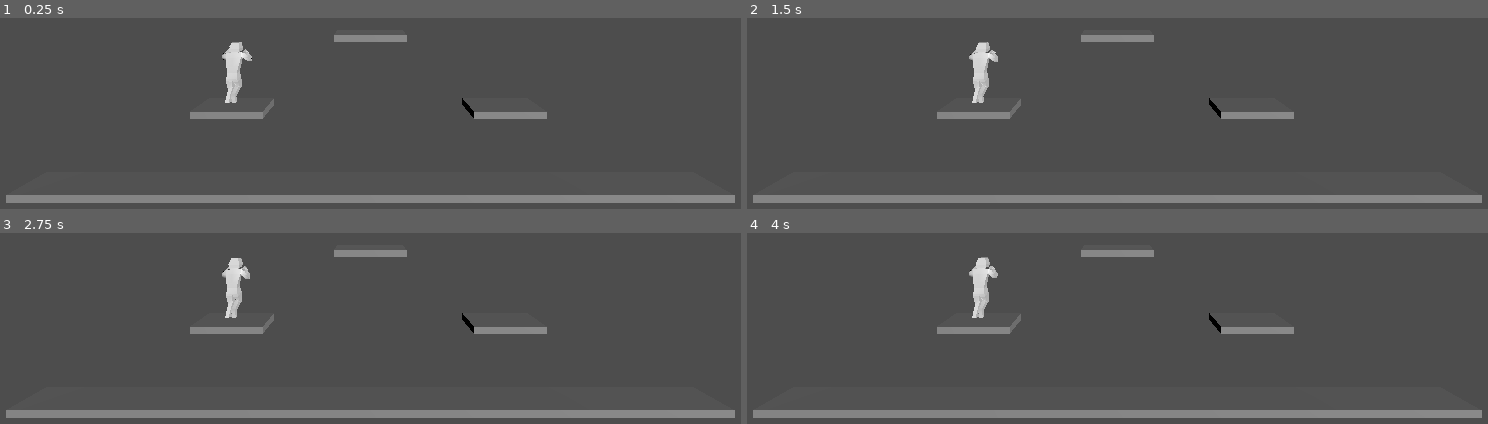
Above: before the commit, frames 1-4 (two rows, left to right).
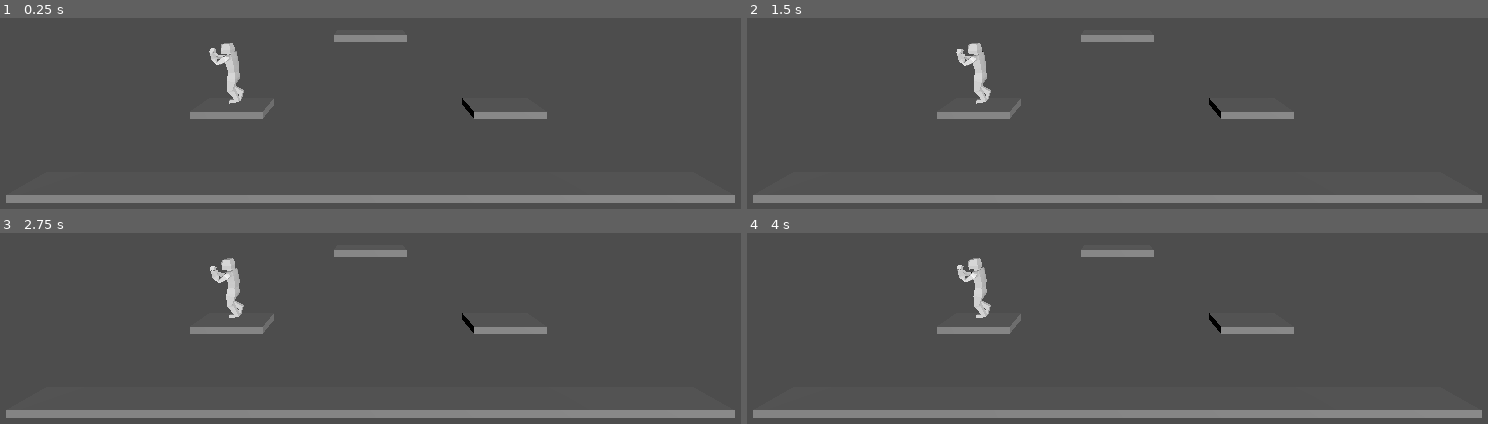
Above: after the commit, the same moments.

Repository: Dethcrvsh/mortal-democracy
Game: Godot game, scene res://scenes/main.tscn
Same seed, same stepped clock (60 frames per second), same inputs: the game is played once before the commit and once after it.
Inputs:
- Up to frame 1 (0.25 s): no input
- Up to frame 2 (1.5 s): hold Up (ui_up) 0.53-1.28 s; hold Down (ui_down) from 1.28 s (still down)
- Up to frame 3 (2.75 s): tap Enter at 2 s; release Down (ui_down) at 2.03 s; hold Up (ui_up) from 2.03 s (still down)
- Up to frame 4 (4 s): tap Space at 3.5 s; release Up (ui_up) at 3.53 s; hold Down (ui_down) from 3.53 s (still down)

The runs differ from the first frame. In frame 1, 0.6% of the frame differs, in the area x 28-35%, y 12-46%; in frame 2, 0.6%; in frame 3, 0.6%; in frame 4, 0.6%.

Commit message:
added animations for player movement

Diff:
--- a/scenes/person_model.tscn
+++ b/scenes/person_model.tscn
@@ -117,22 +117,22 @@
 bones/0/parent = -1
 bones/0/rest = Transform3D(1, -1.04952e-10, -2.38307e-07, 3.02539e-08, 0.991964, 0.126517, 2.36379e-07, -0.126517, 0.991964, 2.32831e-10, 0.247758, -0.0067786)
 bones/0/enabled = true
-bones/0/position = Vector3(-3.00517e-09, 0.441569, 0.0624034)
-bones/0/rotation = Quaternion(0.0119483, -1.19145e-07, -1.37121e-09, 0.999928)
+bones/0/position = Vector3(-1.78633e-09, 0.466032, 0.0363621)
+bones/0/rotation = Quaternion(0.00284355, -1.19153e-07, -2.86343e-10, 0.999996)
 bones/0/scale = Vector3(1, 1, 1)
 bones/1/name = "Spine.001"
 bones/1/parent = 0
 bones/1/rest = Transform3D(1, -8.16599e-08, 4.62417e-07, -8.17689e-08, 0.939435, 0.342728, -4.62397e-07, -0.342728, 0.939435, 2.84263e-16, 1.10945, -7.81983e-09)
 bones/1/enabled = true
 bones/1/position = Vector3(2.84263e-16, 1.10945, -7.81983e-09)
-bones/1/rotation = Quaternion(-0.141407, 2.36025e-07, -2.44602e-11, 0.989952)
+bones/1/rotation = Quaternion(-0.127732, 2.36466e-07, -2.31134e-11, 0.991809)
 bones/1/scale = Vector3(1, 1, 1)
 bones/2/name = "Shoulder.L"
 bones/2/parent = 1
 bones/2/rest = Transform3D(-0.218917, -0.974755, 0.0439032, 0.974499, -0.216144, 0.0602728, -0.0492618, 0.0559783, 0.997216, -5.90615e-09, 1.38415, 1.32189e-08)
 bones/2/enabled = true
 bones/2/position = Vector3(-5.90615e-09, 1.38415, 1.32189e-08)
-bones/2/rotation = Quaternion(-0.0157932, 0.0276792, 0.817423, 0.575156)
+bones/2/rotation = Quaternion(-0.0104997, 0.0313051, 0.80365, 0.594186)
 bones/2/scale = Vector3(1, 1, 1)
 bones/3/name = "Arm1.L"
 bones/3/parent = 2
@@ -174,7 +174,7 @@
 bones/8/rest = Transform3D(-0.106176, 0.983715, 0.145022, -0.991022, -0.116608, 0.0654121, 0.0812575, -0.136775, 0.987264, -5.48107e-08, 1.38415, 6.9321e-08)
 bones/8/enabled = true
 bones/8/position = Vector3(-5.48107e-08, 1.38415, 6.9321e-08)
-bones/8/rotation = Quaternion(-0.0848716, 0.0375538, -0.779351, 0.619676)
+bones/8/rotation = Quaternion(-0.0816055, 0.0324656, -0.766102, 0.63669)
 bones/8/scale = Vector3(1, 1, 1)
 bones/9/name = "Arm1.R"
 bones/9/parent = 8
@@ -201,7 +201,7 @@
 bones/12/parent = -1
 bones/12/rest = Transform3D(1, -3.85355e-10, 2.38029e-07, 2.28514e-09, -0.999937, -0.0112191, 2.38018e-07, 0.0112191, -0.999937, 2.32831e-10, 0.247758, -0.0067786)
 bones/12/enabled = true
-bones/12/position = Vector3(2.3283e-10, 0.518989, -0.04508)
+bones/12/position = Vector3(2.32831e-10, 0.514309, -0.0306627)
 bones/12/rotation = Quaternion(0.999984, 4.74955e-10, 1.19014e-07, 0.00560965)
 bones/12/scale = Vector3(1, 1, 1)
 bones/13/name = "UpperLeg.L"
--- a/scenes/player.tscn
+++ b/scenes/player.tscn
@@ -15,4 +15,4 @@
 shape = SubResource("ConvexPolygonShape3D_5sthw")
 
 [node name="person_model" parent="." instance=ExtResource("2_bqh8r")]
-transform = Transform3D(1, 0, 0, 0, 1, 0, 0, 0, 1, 0, -0.3, 0)
+transform = Transform3D(-4.37114e-08, 0, 1, 0, 1, 0, -1, 0, -4.37114e-08, 0, -0.3, 0)
--- a/scripts/player.gd
+++ b/scripts/player.gd
@@ -7,6 +7,9 @@
 
 # Get the gravity from the project settings to be synced with RigidBody nodes.
 var gravity = ProjectSettings.get_setting("physics/3d/default_gravity")
+var last_move_dir = -1
+@onready var model = $person_model
+@onready var animator = $person_model/placeholder_person_run/AnimationPlayer
 
 func _physics_process(delta):
 	# Add the gravity.
@@ -25,4 +28,15 @@
 	else:
 		velocity.x = move_toward(velocity.x, 0, SPEED)
 
+	# Flip model if we changed direction
+	if input_dir.x > 0 and last_move_dir < 0 or input_dir.x < 0 and last_move_dir > 0:
+		model.rotate_y(PI)
+		last_move_dir = input_dir.x
+
+	# Play run animation if where moving
+	if velocity.x == 0:
+		animator.play("Idel")
+	else:
+		animator.play("Run", -1, abs(input_dir.x)*2)
+
 	move_and_slide()
